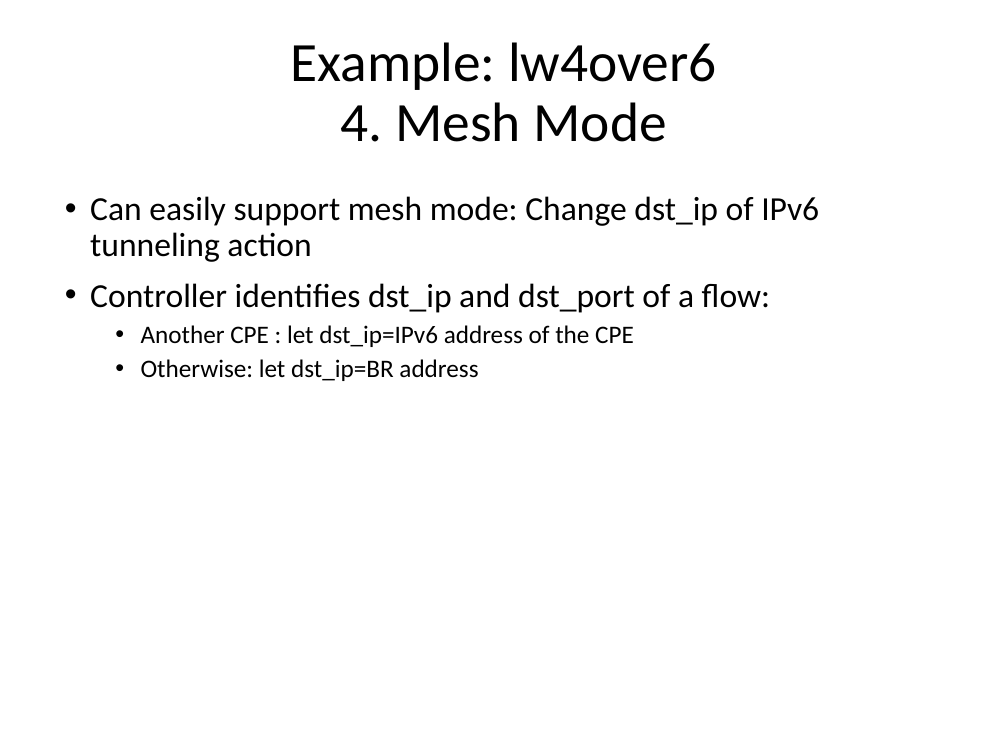
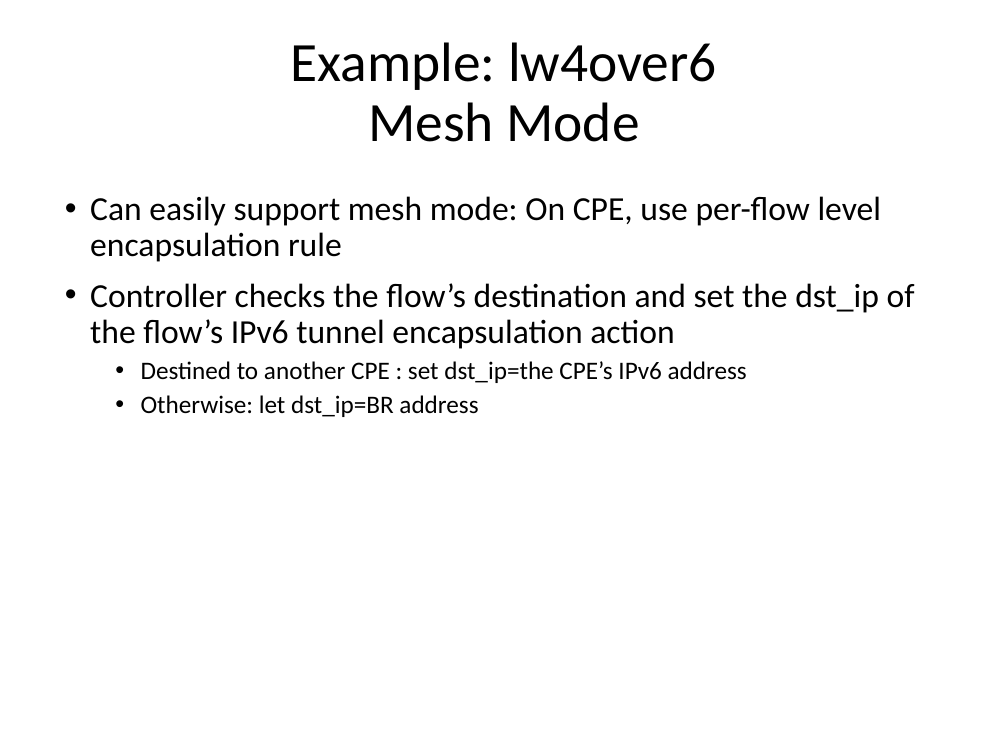
Before and after one commit to gnocuil/draft-sdn, a slide deck: slide 10 of Unified IPv6 Transition Framework With Flow-based Forwarding.pptx. Drawn at 1008x756 pixels with LibreOffice and Linux fonts; fonts in the diff are those of the drawing. Boxes give left, top, right and bottom in pixels: in the first picture for what was removed or moved away, otherwise in the second. Text is boxed around its words. In the diff, an @@ line names an element or a change of style, - is before the commit and + after.

```diff
--- a/Unified IPv6 Transition Framework With Flow-based Forwarding.pptx
+++ b/Unified IPv6 Transition Framework With Flow-based Forwarding.pptx
@@ title at bbox=[291, 42, 717, 142]: text changed @@
-Example: lw4over6
-4. Mesh Mode
+Example: lw4over6
+Mesh Mode
@@ text at bbox=[90, 196, 915, 383]: text changed @@
-• Can easily support mesh mode: Change dst_ip of IPv6 tunneling action
-• Controller identifies dst_ip and dst_port of a flow:
-  • Another CPE : let dst_ip=IPv6 address of the CPE
+• Can easily support mesh mode: On CPE, use per-flow level encapsulation rule
+• Controller checks the flow’s destination and set the dst_ip of the flow’s IPv6 tunnel encapsulation action
+  • Destined to another CPE : set dst_ip=the CPE’s IPv6 address
```
Also in this commit, not shown: 7 other slides changed, 1 slide added, 1 slide removed.
